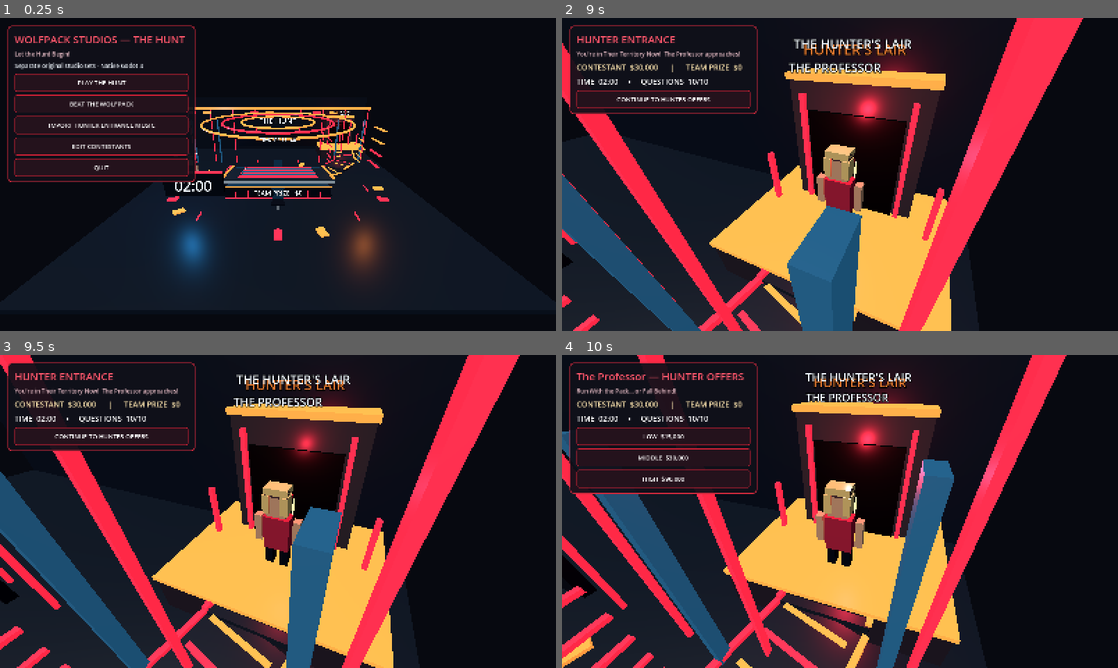
Above: before the commit, frames 1-4 (two rows, left to right).
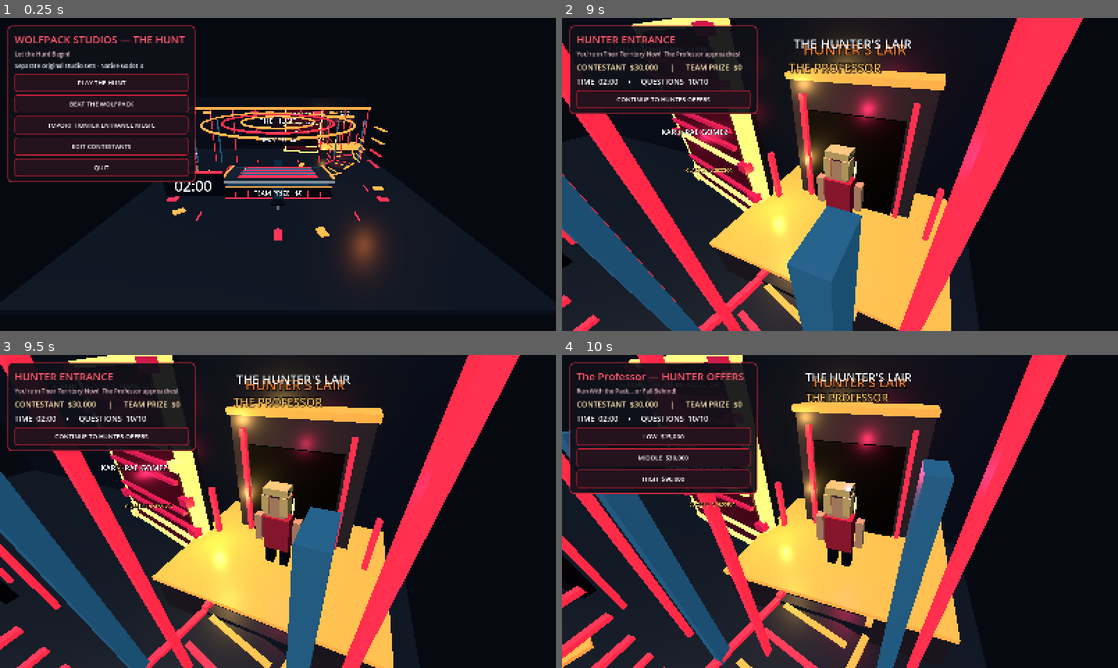
Above: after the commit, the same moments.

Repository: Becksploder2/The-Hunt
Game: Godot game, scene res://main.tscn
The game is run twice, just before and just after one commit, with the same random seed, the same clock (stepped at 60 frames per second) and the same inputs.
Inputs:
- Up to frame 1 (0.25 s): no input
- Up to frame 2 (9 s): click "PLAY THE HUNT" at 0.5 s; click "START CASH BUILDER" at 1.25 s; click "Ottawa" at 2 s; click "Jupiter" at 2.75 s; click "Five" at 3.5 s; click "Gold" at 4.25 s; click "86" at 5 s; click "Indian" at 5.75 s; click "11" at 6.5 s; click "Raphael" at 7.25 s; click "Japan" at 8 s; click "Central Power Unit" at 8.75 s
- Up to frame 3 (9.5 s): no input
- Up to frame 4 (10 s): click "CONTINUE TO HUNTER OFFERS" at 9.5 s

The runs differ from the first frame. In frame 1, 1.8% of the frame differs, in the area x 30-62%, y 28-84%; in frame 2, 8.2%; in frame 3, 9.2%, in the area x 12-58%, y 0-93%; in frame 4, 5.9%.

Commit message:
Install side-stage Hunter titantron displaying names and individual animated lighting identities

Diff:
--- a/godot/main.gd
+++ b/godot/main.gd
@@ -53,6 +53,16 @@
  "final":"There's Nowhere Left to Hide!"
 }
 
+const HUNTER_SHOW_LOOKS = {
+ "The Professor":{"name":"KARLI-RAE GOMEZ","tagline":"CLASS IS IN SESSION","primary":Color("#8c1234"),"accent":Color("#eab55c"),"tempo":2.3},
+ "The Red Raider":{"name":"SCARLETT RAINES","tagline":"WRECK 'EM!","primary":Color("#df1028"),"accent":Color("#f3f4f6"),"tempo":5.8},
+ "El Jefe":{"name":"ERIC HERRERA","tagline":"YOU'RE IN MY HOUSE","primary":Color("#21476b"),"accent":Color("#e8bb72"),"tempo":3.1},
+ "The Jet":{"name":"JUSTIN SILVA","tagline":"TRY AND KEEP UP","primary":Color("#116ca2"),"accent":Color("#bce9fb"),"tempo":5.2},
+ "The Warden":{"name":"ABBY WARREN","tagline":"ALL RISE","primary":Color("#393a48"),"accent":Color("#df6f5c"),"tempo":2.7},
+ "The Girl Genius":{"name":"JENNY KAY","tagline":"PLAYER TWO HAS ENTERED","primary":Color("#e7439a"),"accent":Color("#f4d287"),"tempo":4.1},
+ "The Raven":{"name":"THE WOLFPACK LEADER","tagline":"WELCOME TO THE WOLFPACK","primary":Color("#171825"),"accent":Color("#fd791c"),"tempo":3.9}
+}
+
 var mode := "hunt"
 var phase := "menu"
 var question_index := 0
@@ -87,6 +97,17 @@
 var board_marks: Array[Label3D] = []
 var host_avatar: Node3D
 var bridge_lights: Array[MeshInstance3D] = []
+var hunter_tron: Node3D
+var tron_title: Label3D
+var tron_real_name: Label3D
+var tron_tagline: Label3D
+var tron_backdrop: MeshInstance3D
+var tron_frames: Array[MeshInstance3D] = []
+var tron_side_lights: Array[OmniLight3D] = []
+var tron_glow_strips: Array[MeshInstance3D] = []
+var tron_primary: Color = RED
+var tron_accent: Color = ORANGE
+var tron_active := false
 var entrance_waypoints: Array[Vector3] = []
 var tilt_table: Node3D
 var walkway_phase := 0.0
@@ -370,6 +391,10 @@
 func _rebuild_studio() -> void:
  board_marks.clear()
  bridge_lights.clear()
+ tron_frames.clear()
+ tron_side_lights.clear()
+ tron_glow_strips.clear()
+ tron_active=false
  marquee_lamps.clear()
  marquee_tiles.clear()
  studio_fx_clock=0.0
@@ -394,6 +419,7 @@
  _add_stage_spectacle()
  if mode=="hunt":
   _build_lair_bridge()
+  _build_hunter_titantron()
  else:
   _arch(studio,7.7,-7.3)
  entrance_banner=_text(studio,"HUNTER'S LAIR",Vector3(8.55,5.3,-10.9) if mode=="hunt" else Vector3(7.7,4.45,-6.52),42,0.005,WHITE)
@@ -435,6 +461,79 @@
  contestant_avatar.position=Vector3(0,0,4.0)
  contestant_avatar.visible=false
  _update_3d_screens()
+
+func _build_hunter_titantron() -> void:
+ # Stage-left of the elevated cave, angled toward the main camera.
+ hunter_tron=Node3D.new()
+ hunter_tron.name="HunterTitantronRoot"
+ hunter_tron.position=Vector3(3.4,0,-11.7)
+ hunter_tron.rotation_degrees.y=-14.0
+ studio.add_child(hunter_tron)
+ _box(hunter_tron,Vector3(4.9,5.95,0.50),Vector3(0,3.1,-0.15),DARK)
+ tron_backdrop=_box(hunter_tron,Vector3(4.42,5.38,0.10),Vector3(0,3.15,0.18),Color("#150e1c"))
+ for i in range(9):
+  tron_glow_strips.append(_box(hunter_tron,Vector3(4.31,0.09,0.13),Vector3(0,1.05+float(i)*0.52,0.30),RED,true))
+ for x in [-2.4,2.4]:
+  tron_frames.append(_box(hunter_tron,Vector3(0.17,5.98,0.45),Vector3(x,3.12,0),ORANGE,true))
+  for y in [0.42,1.5,2.6,3.7,4.8,5.9]:
+   tron_glow_strips.append(_box(hunter_tron,Vector3(0.38,0.20,0.26),Vector3(x,y,0.28),RED,true))
+ for y in [0.18,6.05]:
+  tron_frames.append(_box(hunter_tron,Vector3(5.1,0.19,0.45),Vector3(0,y,0),ORANGE,true))
+ tron_title=_text(hunter_tron,"THE PROFESSOR",Vector3(0,4.15,0.44),90,0.0048,WHITE)
+ tron_real_name=_text(hunter_tron,"KARLI-RAE GOMEZ",Vector3(0,3.18,0.45),56,0.0045,WHITE)
+ tron_tagline=_text(hunter_tron,"CLASS IS IN SESSION",Vector3(0,1.7,0.47),49,0.0037,ORANGE)
+ _text(hunter_tron,"THE HUNT  •  HUNTER INTRODUCTION",Vector3(0,5.5,0.45),39,0.004,WHITE)
+ for i in range(4):
+  var side:=OmniLight3D.new()
+  side.position=Vector3(3.4 + (-3.0 if i%2==0 else 3.0),1.9+float(i/2)*2.65,-10.9)
+  side.light_color=RED
+  side.light_energy=1.4
+  side.omni_range=6.0
+  studio.add_child(side)
+  tron_side_lights.append(side)
+ _set_hunter_presentation("The Professor",false)
+
+func _set_hunter_presentation(hunter: String,make_entrance: bool=true) -> void:
+ if mode!="hunt" or tron_title==null or not is_instance_valid(tron_title):
+  return
+ var profile:Dictionary=HUNTER_SHOW_LOOKS.get(hunter,HUNTER_SHOW_LOOKS["The Raven"])
+ tron_primary=profile["primary"]
+ tron_accent=profile["accent"]
+ tron_title.text=hunter.to_upper()
+ tron_title.modulate=WHITE
+ tron_real_name.text=profile["name"]
+ tron_real_name.modulate=WHITE
+ tron_tagline.text=profile["tagline"]
+ tron_tagline.modulate=tron_accent
+ tron_backdrop.material_override=_mat(tron_primary.darkened(0.68),true)
+ for frame in tron_frames:
+  frame.material_override=_mat(tron_accent,true)
+ for i in range(tron_glow_strips.size()):
+  tron_glow_strips[i].material_override=_mat(tron_primary if i%3!=0 else tron_accent,true)
+ for i in range(tron_side_lights.size()):
+  tron_side_lights[i].light_color=tron_primary if i%2==0 else tron_accent
+ tron_active=make_entrance
+ if entrance_light!=null:
+  entrance_light.light_color=tron_primary
+ if entrance_banner!=null:
+  entrance_banner.modulate=tron_accent
+
+func _animate_titantron() -> void:
+ if not tron_active or tron_title==null or not is_instance_valid(tron_title):
+  return
+ var profile:Dictionary=HUNTER_SHOW_LOOKS.get(current_hunter,HUNTER_SHOW_LOOKS["The Raven"])
+ var tempo:float=float(profile["tempo"])
+ var strength:float=0.5+0.5*sin(studio_fx_clock*tempo)
+ var energetic:bool=walking or phase=="entrance"
+ var pulse:float=1.0 if energetic else 0.27
+ for i in range(tron_glow_strips.size()):
+  var bar:=tron_glow_strips[i]
+  if is_instance_valid(bar):
+   bar.visible=not energetic or (i+int(studio_fx_clock*tempo*2.0))%4!=0
+   bar.scale.y=0.8+0.55*strength*pulse
+ for lamp in tron_side_lights:
+  if is_instance_valid(lamp):
+   lamp.light_energy=0.8+strength*pulse*2.3
 
 func _bridge_segment(a: Vector3,b: Vector3,index: int) -> void:
  var direction:=b-a
@@ -879,6 +978,7 @@
  hunter_target=Vector3(0,0,-3.45)
  walking=true
  walk_elapsed=0.0
+ _set_hunter_presentation(hunter)
  entrance_banner.text=hunter.to_upper() if entrance_banner != null else "HUNTER"
  if entrance_light != null:
   entrance_light.light_energy=8.0
@@ -889,6 +989,7 @@
 
 func _process(delta: float) -> void:
  _animate_stage_lights(delta)
+ _animate_titantron()
  if walking and hunter_avatar != null and is_instance_valid(hunter_avatar):
   walk_elapsed+=delta
   var total_duration:float=7.5 if mode=="hunt" else 4.1
@@ -937,6 +1038,7 @@
  _label(message)
 
 func _show_offers() -> void:
+ tron_active=true
  camera.position=Vector3(0,7.4,13.8)
  camera.look_at(Vector3(0,1.3,-1.0))
  phase="offers"
